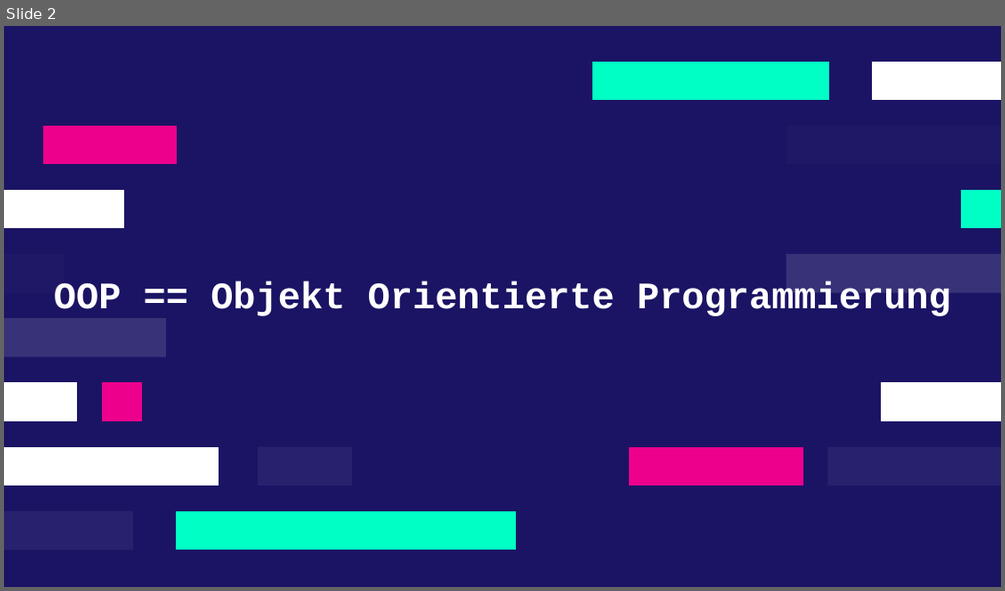
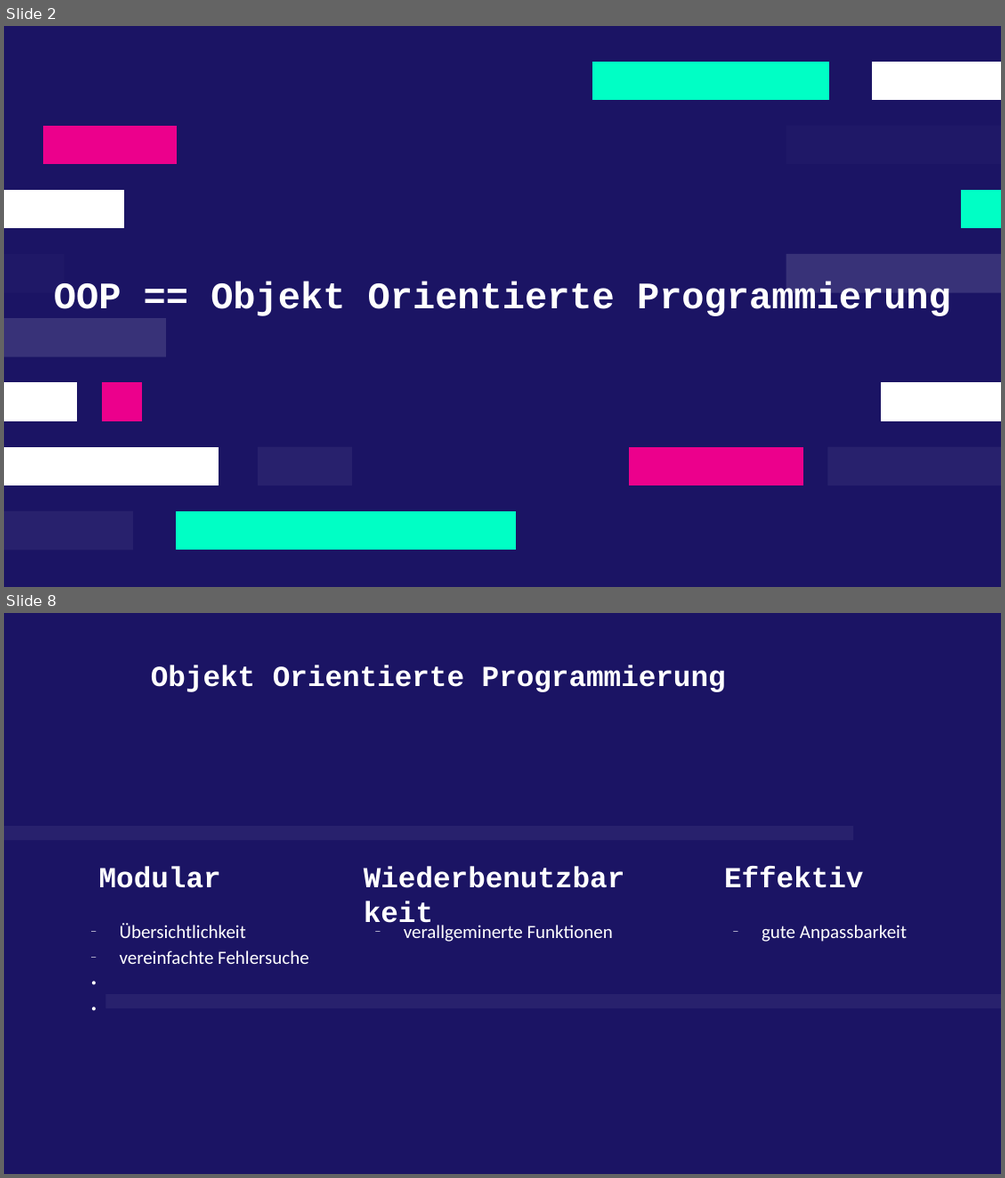
Before and after one commit to F4bianKoch/OPP_Analyse_Einsatzmoeglichkeiten, a slide deck: OOP_Analyse_und_Einstatzmöglichkeiten.odp. Shown one above the other, each under a label of ours: slide 2 before the commit, slides 2 and 8 after it; the slides between them are not shown. The pictures are 1005x591 and 1005x1178 pixels, drawn with LibreOffice and Linux fonts; fonts in the diff are those of the drawing. Boxes give left, top, right and bottom in pixels: in the first picture for what was removed or moved away, otherwise in the second. Text is boxed around its words. In the diff, an @@ line names an element or a change of style, - is before the commit and + after.

```diff
--- a/OOP_Analyse_und_Einstatzmöglichkeiten.odp
+++ b/OOP_Analyse_und_Einstatzmöglichkeiten.odp
@@ slide 8 added at (x1=4, y1=613, x2=1001, y2=1174), background #1B1464 @@
@@ title added at (x1=151, y1=666, x2=726, y2=692), 28 pt, text #FFFFFF, bold @@
+Objekt Orientierte Programmierung
@@ freeform shape added at (x1=4, y1=826, x2=853, y2=840), fill #FFFFFF at 6% opacity @@
@@ title added at (x1=356, y1=852, x2=649, y2=909), 28 pt, text #FFFFFF, bold @@
+Wiederbenutzbarkeit
@@ title added at (x1=99, y1=867, x2=221, y2=888), 28 pt, text #FFFFFF, bold @@
+Modular
@@ title added at (x1=724, y1=867, x2=864, y2=888), 28 pt, text #FFFFFF, bold @@
+Effektiv
@@ subtitle added at (x1=120, y1=923, x2=309, y2=964), 18 pt, text #FFFFFF @@
+‒ Übersichtlichkeit
+‒ vereinfachte Fehlersuche
@@ subtitle added at (x1=404, y1=925, x2=613, y2=941), 18 pt, text #FFFFFF @@
+‒ verallgeminerte Funktionen
@@ subtitle added at (x1=761, y1=925, x2=906, y2=941), 18 pt, text #FFFFFF @@
+‒ gute Anpassbarkeit
@@ freeform shape added at (x1=105, y1=995, x2=1001, y2=1008), fill #FFFFFF at 6% opacity @@
```
Also in this commit, not shown: 3 slides changed, 11 other slides added, 2 slides removed, 5 other files.
